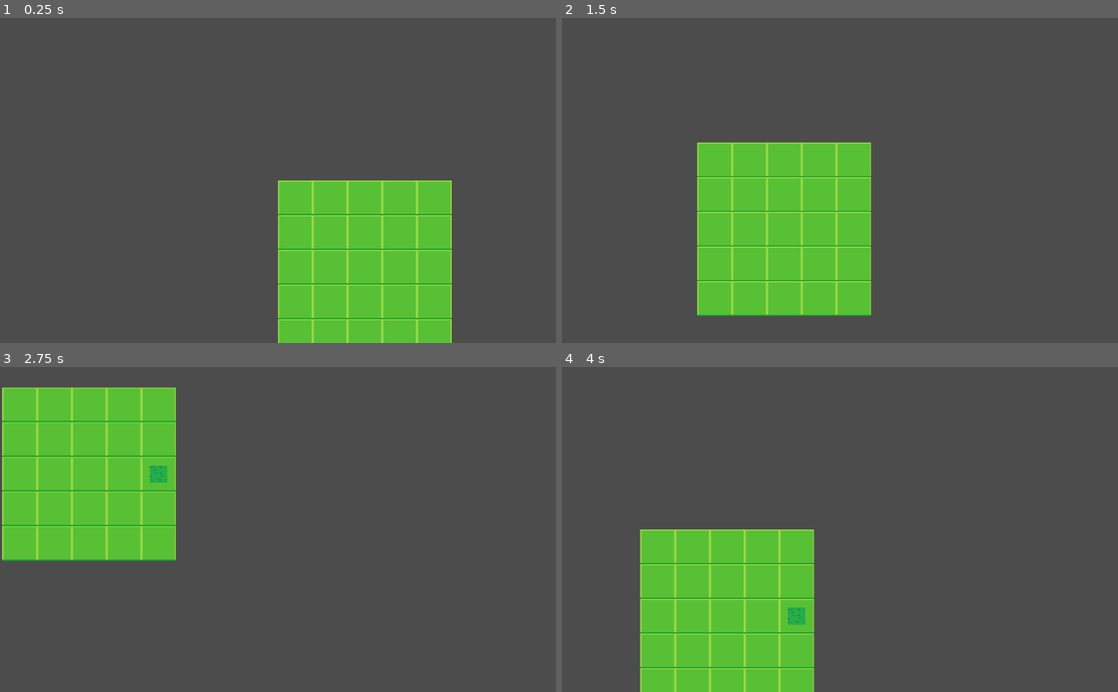
Above: before the commit, frames 1-4 (two rows, left to right).
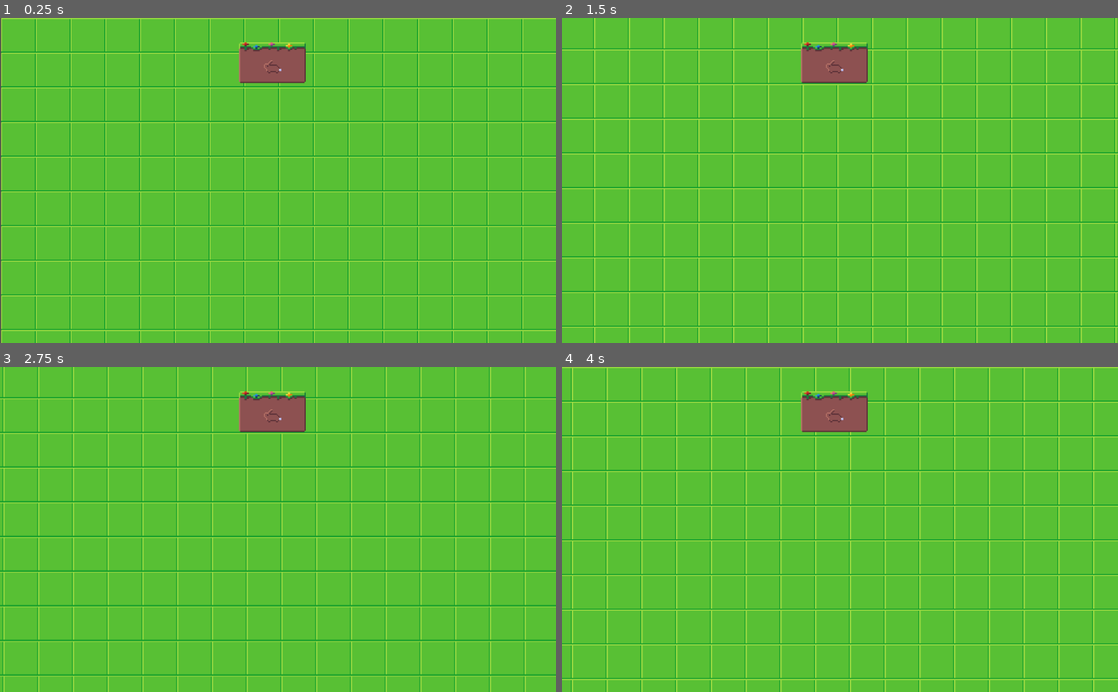
Above: after the commit, the same moments.

Repository: SirDuck145/AI_Playground
Game: Godot game, scene res://MainScene.tscn
The game is run twice, just before and just after one commit, with the same random seed, the same clock (stepped at 60 frames per second) and the same inputs.
Inputs (mouse positions are in pixels of both pictures, inside the frame that each line leads up to):
- Up to frame 1 (0.25 s): no input
- Up to frame 2 (1.5 s): tap Enter at 0.5 s; move the mouse to (856, 196) at 0.52 s; hold Right (ui_right) 0.53-1.28 s; click (856, 196) at 0.67 s; move the mouse to (756, 196) at 1.27 s; hold Down (ui_down) from 1.28 s (still down); click (756, 196) at 1.42 s
- Up to frame 3 (2.75 s): move the mouse to (222, 412) at 2.02 s; release Down (ui_down) at 2.03 s; hold Right (ui_right) from 2.03 s (still down); click (222, 412) at 2.17 s
- Up to frame 4 (4 s): move the mouse to (684, 406) at 2.77 s; release Right (ui_right) at 2.78 s; hold Up (ui_up) 2.78-3.53 s; click (684, 406) at 2.92 s; move the mouse to (712, 536) at 3.52 s; hold Left (ui_left) from 3.53 s (still down); click (712, 536) at 3.67 s

The runs differ from the first frame. In frame 1, 87% of the frame differs, in the area x 0-100%, y 0-100%; in frame 2, 87%; in frame 3, 87%; in frame 4, 88%.

Commit message:
Add dependent code and screenshots

Diff:
--- /dev/null
+++ b/Animals/BunnySpawner/BunnySpawner.gd
@@ -0,0 +1,11 @@
+extends Node2D
+
+var bunny = preload("res://Animals/Bunny/Bunny.tscn")
+
+func _on_Area2D_input_event(viewport, event, shape_idx):
+	if event is InputEventMouseButton and event.button_index == BUTTON_LEFT and event.is_pressed():
+		if get_tree().get_root().get_node("MainScene/Control").is_holding() == null:
+			var animal = bunny.instance()
+			#pickup animal
+			get_tree().get_root().get_node("MainScene/Control").set_holding(animal)
+			get_tree().get_root().get_node("MainScene").add_child(animal)
--- /dev/null
+++ b/Animals/BunnySpawner/BunnySpawner.tscn
@@ -0,0 +1,20 @@
+[gd_scene load_steps=4 format=2]
+
+[ext_resource path="res://Animals/BunnySpawner/BunnySpawner.gd" type="Script" id=1]
+[ext_resource path="res://Animals/Bunny/bunny.png" type="Texture" id=2]
+
+[sub_resource type="RectangleShape2D" id=1]
+
+[node name="BunnySpawner" type="Node2D"]
+script = ExtResource( 1 )
+
+[node name="Sprite" type="Sprite" parent="."]
+scale = Vector2( 0.5, 0.5 )
+texture = ExtResource( 2 )
+
+[node name="Area2D" type="Area2D" parent="."]
+
+[node name="CollisionShape2D" type="CollisionShape2D" parent="Area2D"]
+scale = Vector2( 2, 2 )
+shape = SubResource( 1 )
+[connection signal="input_event" from="Area2D" to="." method="_on_Area2D_input_event"]
--- a/Control.gd
+++ b/Control.gd
@@ -1,8 +1,19 @@
-extends Control
+extends Node
 
 var timer = 100
-var berryBush = preload('res://Food/BerryBush.tscn')
+var berryBush = preload('res://Food/BerryBush/BerryBush.tscn')
+var holdingAnimal = null
+
+func is_holding():
+	return holdingAnimal
+
+func set_holding(animal):
+	holdingAnimal = animal
+
 func _process(delta):
+	food_timer()
+
+func food_timer():
 	if(timer > 0):
 		timer -= 1
 	else:
@@ -10,11 +21,10 @@
 		timer = 350 + randi()%100
 
 func spawn_food_source(source):
-	print('spawning food')
 	var mapData = get_owner().get_map_data()
 	var tileIndex = randi()%mapData.size() #get a random index for my array of tiles
-	if mapData[tileIndex].get_food() == null:
+	if mapData[tileIndex].get_food() == 0:
 		var food = berryBush.instance()
-		mapData[tileIndex].set_food(food)
+		mapData[tileIndex].set_food(1)
 		food.translate(mapData[tileIndex].position)
 		add_child(food)
--- a/Food/BerryBush.tscn
+++ /dev/null
@@ -1,11 +0,0 @@
-[gd_scene load_steps=3 format=2]
-
-[ext_resource path="res://Food/BerryBush.gd" type="Script" id=1]
-[ext_resource path="res://Food/BerryBush.jpg" type="Texture" id=2]
-
-[node name="BerryBush" type="Node2D"]
-script = ExtResource( 1 )
-
-[node name="Sprite" type="Sprite" parent="."]
-z_index = 3
-texture = ExtResource( 2 )
--- /dev/null
+++ b/Food/BerryBush/BerryBush.tscn
@@ -0,0 +1,13 @@
+[gd_scene load_steps=3 format=2]
+
+[ext_resource path="res://Food/BerryBush/BerryBush.gd" type="Script" id=1]
+[ext_resource path="res://Food/BerryBush/bush2.png" type="Texture" id=2]
+
+[node name="BerryBush" type="Node2D"]
+z_index = 4
+script = ExtResource( 1 )
+
+[node name="Sprite" type="Sprite" parent="."]
+scale = Vector2( 0.5, 0.5 )
+z_index = 3
+texture = ExtResource( 2 )
--- a/MainScene.gd
+++ b/MainScene.gd
@@ -1,7 +1,7 @@
 extends Node2D
 
-var mapHeight = 5
-var mapWidth = 5
+var mapHeight = 25
+var mapWidth = 25
 var tileSize = 64
 var mapData = []
 var grassTile = preload("res://MapTiles/GrassTile/GrassNode.tscn")
--- a/MainScene.tscn
+++ b/MainScene.tscn
@@ -1,20 +1,38 @@
-[gd_scene load_steps=4 format=2]
+[gd_scene load_steps=6 format=2]
 
 [ext_resource path="res://MainScene.gd" type="Script" id=1]
-[ext_resource path="res://Camera.gd" type="Script" id=2]
-[ext_resource path="res://Control.gd" type="Script" id=3]
+[ext_resource path="res://Control.gd" type="Script" id=2]
+[ext_resource path="res://border.png" type="Texture" id=3]
+[ext_resource path="res://Animals/BunnySpawner/BunnySpawner.tscn" type="PackedScene" id=4]
+[ext_resource path="res://Camera.gd" type="Script" id=5]
 
 [node name="MainScene" type="Node2D"]
 script = ExtResource( 1 )
 
+[node name="Control" type="Node" parent="."]
+script = ExtResource( 2 )
+
+[node name="UI" type="CanvasLayer" parent="."]
+
+[node name="NinePatchRect" type="NinePatchRect" parent="UI"]
+margin_left = 440.19
+margin_top = 44.8741
+margin_right = 563.19
+margin_bottom = 119.874
+texture = ExtResource( 3 )
+patch_margin_left = 4
+patch_margin_top = 28
+patch_margin_right = 4
+patch_margin_bottom = 4
+axis_stretch_horizontal = 1
+
+[node name="BunnySpawner" parent="UI/NinePatchRect" instance=ExtResource( 4 )]
+position = Vector2( 60.2733, 47.2413 )
+
 [node name="Camera" type="Camera2D" parent="."]
+position = Vector2( 510, 300 )
+z_index = 10
 current = true
-process_mode = 0
 drag_margin_h_enabled = false
 drag_margin_v_enabled = false
-script = ExtResource( 2 )
-
-[node name="Control" type="Control" parent="."]
-margin_right = 40.0
-margin_bottom = 40.0
-script = ExtResource( 3 )
+script = ExtResource( 5 )
--- a/MapTiles/GrassTile/GrassNode.gd
+++ b/MapTiles/GrassTile/GrassNode.gd
@@ -2,7 +2,7 @@
 
 #North, East, South, West
 var connected = [null, null, null, null]
-var foodSource = null
+var foodSource = 0
 
 func get_north():
 	return connected[0]
@@ -16,6 +16,8 @@
 	return connected
 func get_food():
 	return foodSource
+func get_position():
+	return position
 
 func set_north(north):
 	connected[0] = north
@@ -32,4 +34,12 @@
 # warning-ignore:unused_argument
 func _on_Area2D_input_event(viewport, event, shape_idx):
 	if event is InputEventMouseButton and event.button_index == BUTTON_LEFT and event.is_pressed():
-		print(get_connections())
+		var creature = get_tree().get_root().get_node("MainScene/Control").is_holding()
+		print(self)
+		if creature != null:
+			creature.set_tile(self)
+			creature.position = self.position
+			creature.interestedTileData = [self, -200, []]
+			get_tree().get_root().get_node("MainScene/UI/NinePatchRect/BunnySpawner").remove_child(creature)
+			get_tree().get_root().get_node("MainScene").add_child(creature)
+			get_tree().get_root().get_node("MainScene/Control").set_holding(null)
Binary file added: Animals/BunnySpawner/bunny.png
Not shown, added: Animals/BunnySpawner/bunny.png.import
Binary file added: Animals/Fox/fox.png
Not shown, added: Animals/Fox/fox.png.import
Binary file removed: Food/BerryBush.jpg
Renamed: Food/BerryBush.gd -> Food/BerryBush/BerryBush.gd
Binary file added: Food/BerryBush/bush2.png
Not shown, added: Food/BerryBush/bush2.png.import
Binary file changed: MapTiles/GrassTile/grass.png
Binary file added: MapTiles/GrassTile/grassOld.png
Not shown, added: MapTiles/GrassTile/grassOld.png.import
Binary file added: MapTiles/WaterTile/water1.png
(and 9 more such lines)
